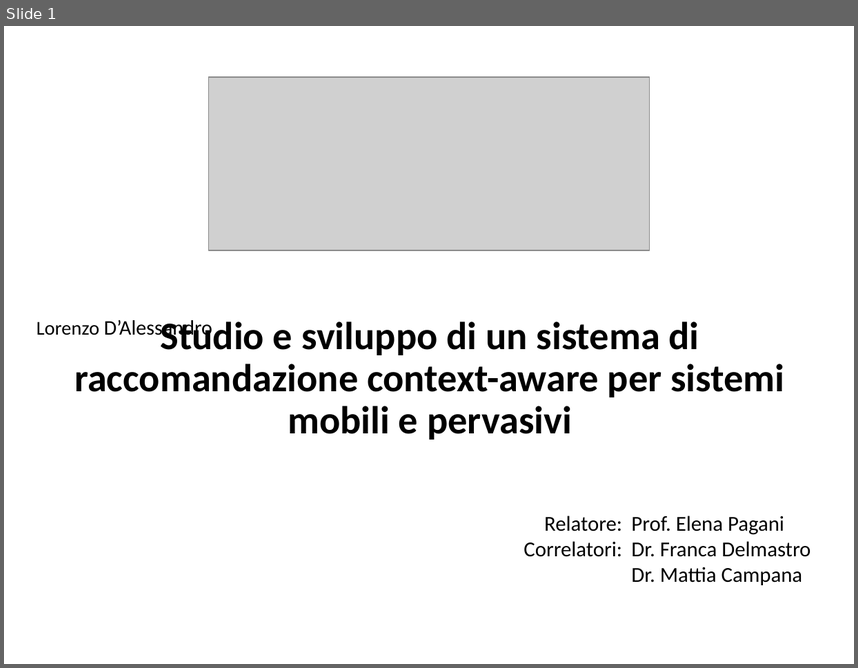
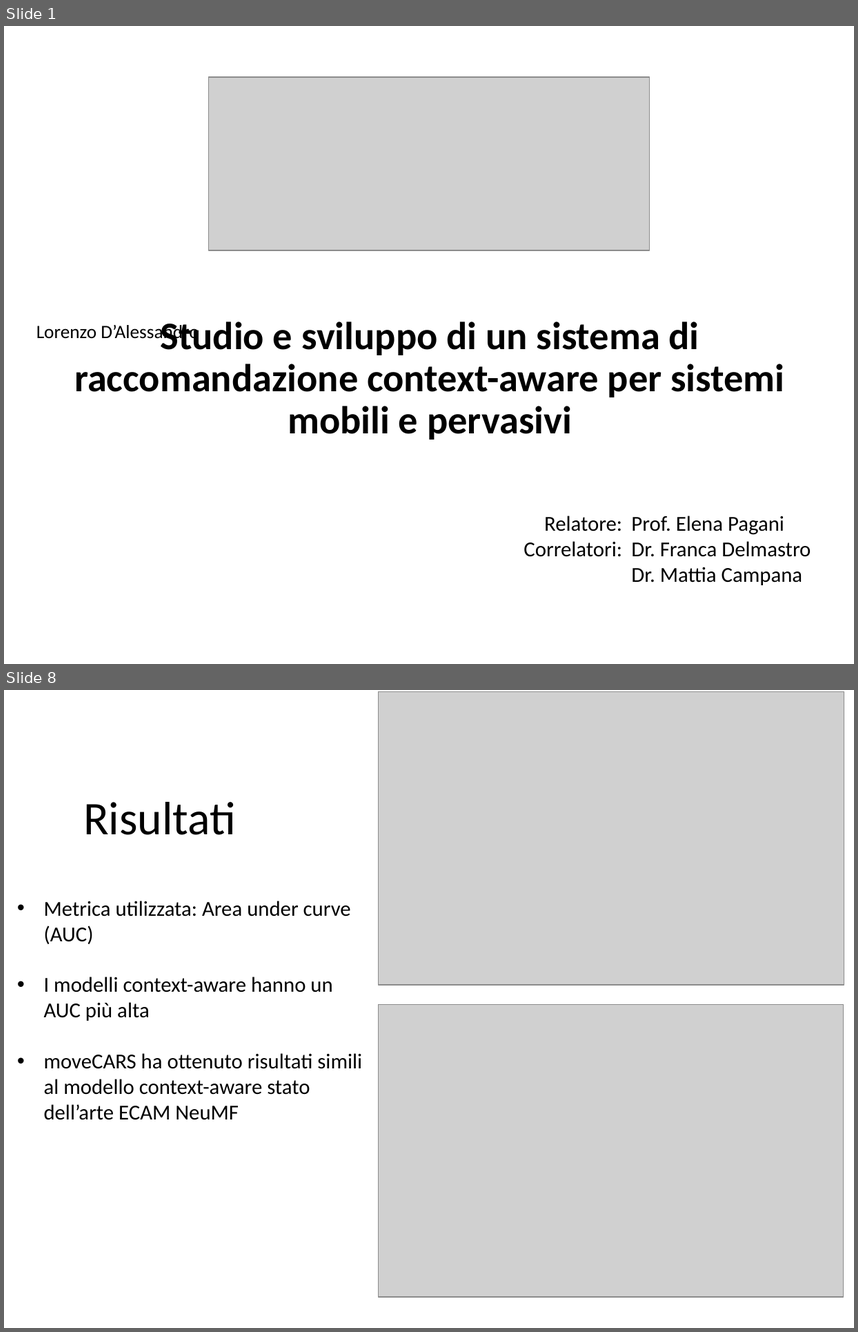
Before and after one commit to CriptHunter/tesi, a slide deck: presentazione/presentazione.pptx. Shown one above the other, each under a label of ours: slide 1 before the commit, slides 1 and 8 after it; the slides between them are not shown. The pictures are 858x668 and 858x1332 pixels, drawn with LibreOffice and Linux fonts; fonts in the diff are those of the drawing; grey boxes stand for pictures. Boxes give left, top, right and bottom in pixels: in the first picture for what was removed or moved away, otherwise in the second. Text is boxed around its words. In the diff, an @@ line names an element or a change of style, - is before the commit and + after.

```diff
--- a/presentazione/presentazione.pptx
+++ b/presentazione/presentazione.pptx
@@ slide 8 added at (4, 690, 854, 1328), background #FFFFFF @@
@@ picture added at (378, 691, 844, 984) @@
@@ title added at (83, 802, 236, 835), 39.6 pt, text #000000 @@
+Risultati
@@ text added at (44, 900, 362, 1120), 18 pt, text #000000 @@
+• Metrica utilizzata: Area under curve (AUC)
+• I modelli context-aware hanno un AUC più alta
+• moveCARS ha ottenuto risultati simili al modello context-aware stato dell’arte ECAM NeuMF
@@ picture added at (378, 1005, 844, 1297) @@
@@ slide 1 changed as well @@
@@ subtitle "Lorenzo D’Alessandro" at (36, 323, 199, 343): size 16.6 to 16 pt in "Lorenzo"; size 17.6 to 16 pt in "D’Alessandro"; line spacing 0.7 to 0.9; more space between paragraphs @@
```
Also in this commit, not shown: 6 other slides changed, 4 other slides added, 4 slides removed, 8 other files.
